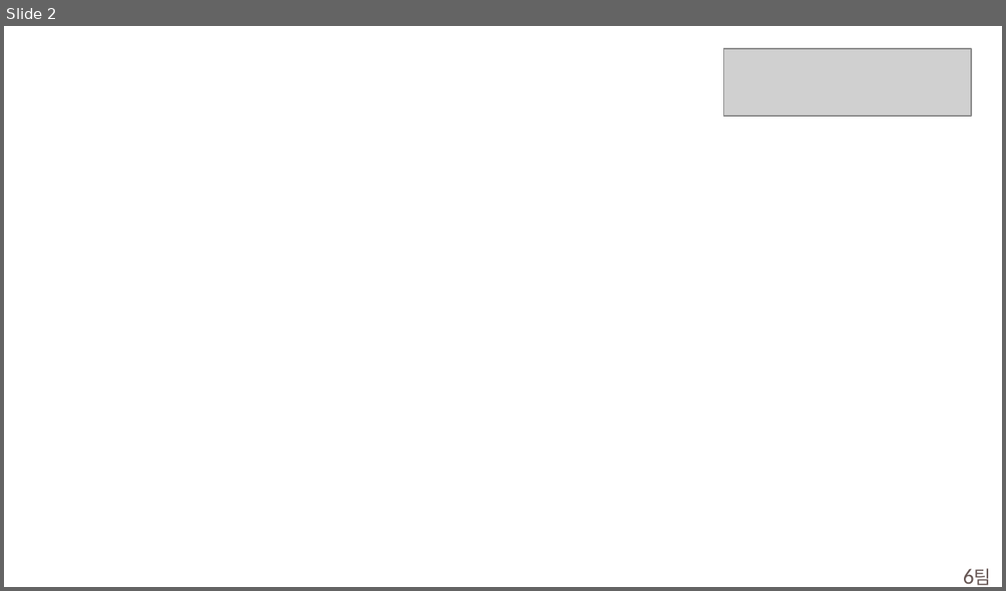
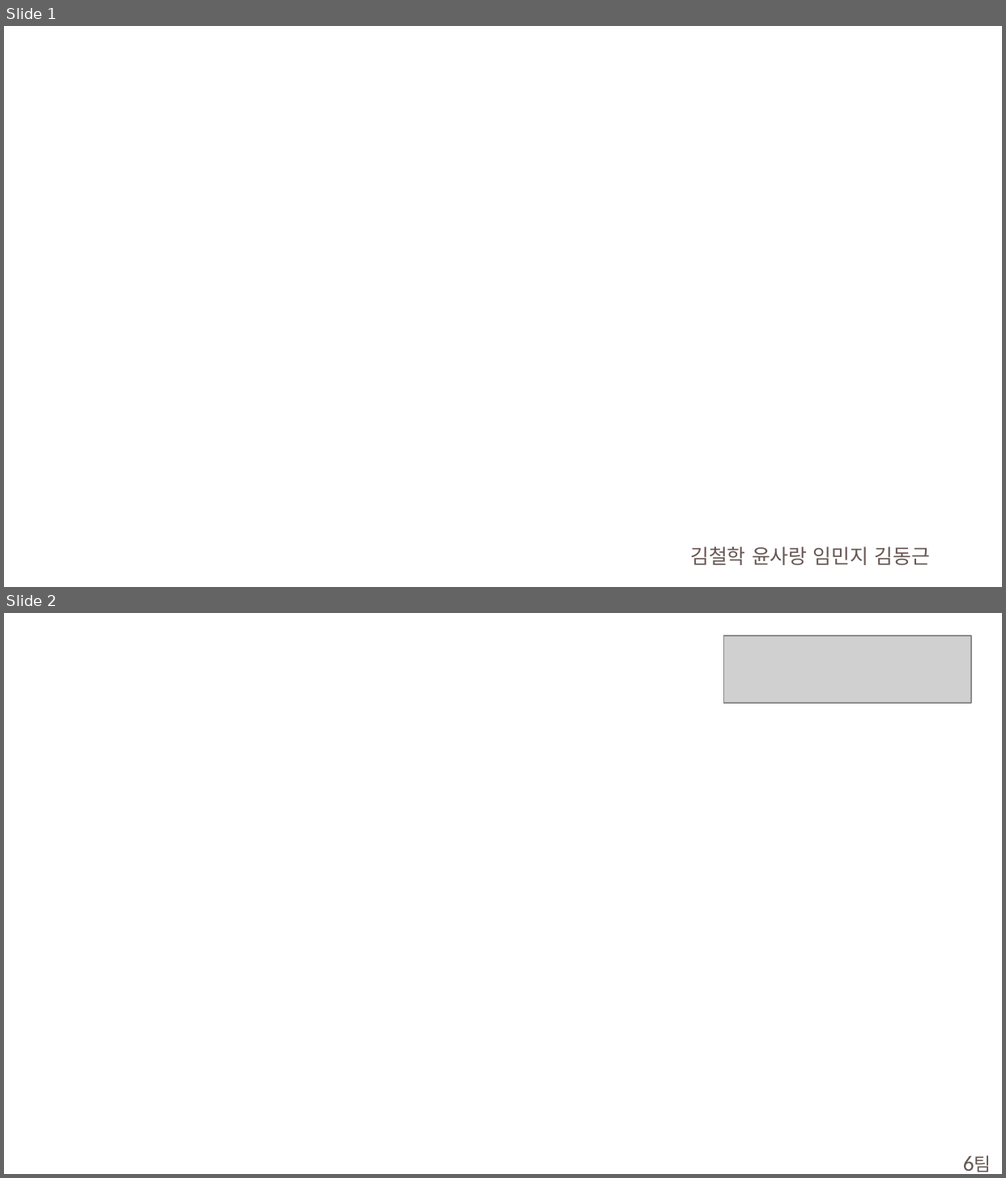
Before and after one commit to KimDongGeun200418/Kmarket1, a slide deck: 보고서/6팀_프로젝트 발표보고서.pptx. Shown one above the other, each under a label of ours: slide 2 before the commit, slides 1 and 2 after it. The pictures are 1006x591 and 1006x1178 pixels, drawn with LibreOffice and Linux fonts; fonts in the diff are those of the drawing; grey boxes stand for pictures; background and template pictures are left out. Boxes give left, top, right and bottom in pixels: in the first picture for what was removed or moved away, otherwise in the second. Text is boxed around its words. In the diff, an @@ line names an element or a change of style, - is before the commit and + after.

Commit message:
Feat:Update

```diff
--- a/보고서/6팀_프로젝트 발표보고서.pptx
+++ b/보고서/6팀_프로젝트 발표보고서.pptx
@@ slide 1 added at <box>4,26,1002,587</box>, background picture (left out) @@
@@ text added at <box>690,547,931,565</box>, 11 pt, text #665653 @@
+김철학 윤사랑 임민지 김동근
```
Also in this commit, not shown: 1 slide removed.
